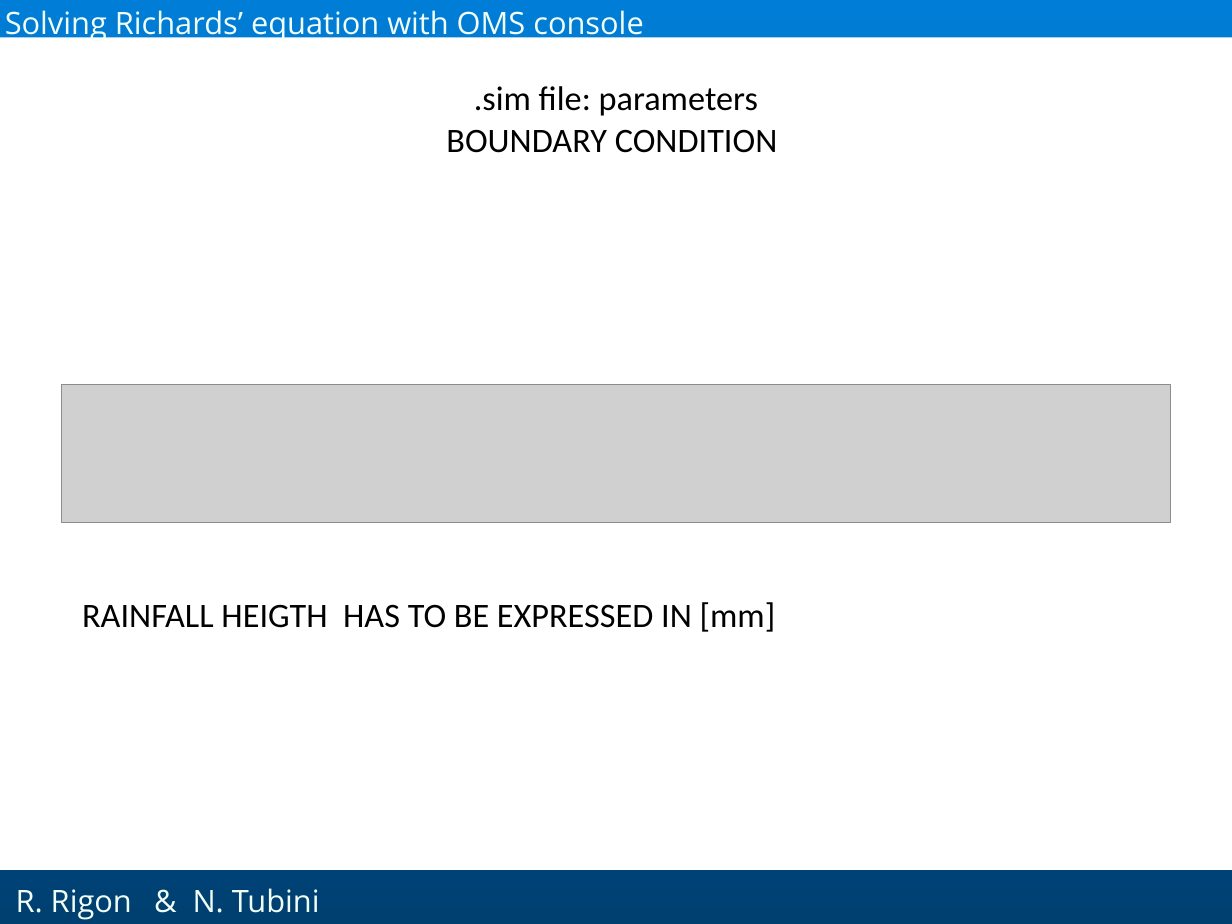
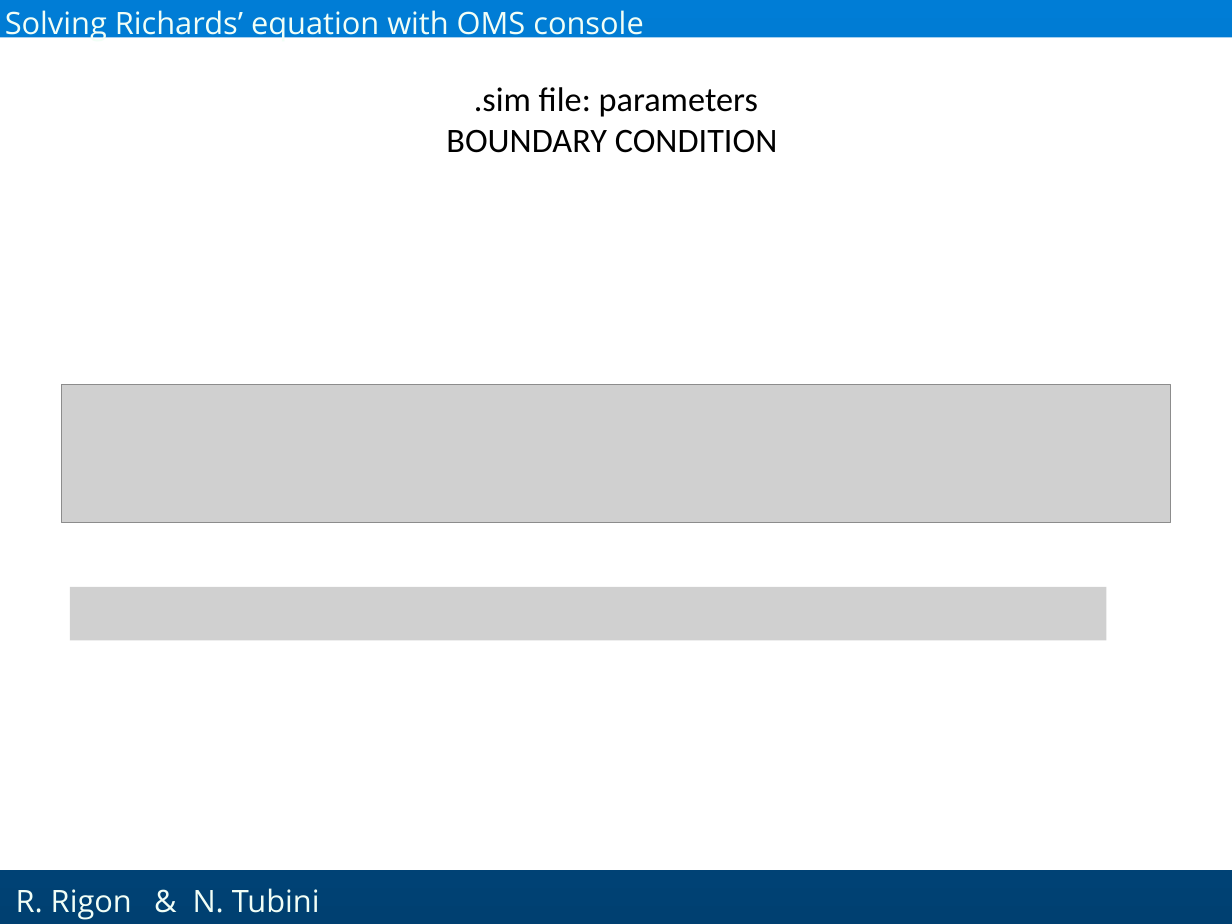
Before and after one commit to GEOframeOMSProjects/OMS_Project_Richards1D, a slide deck: slide 26 of Materials/Richards_English.pptx (slide 25 before the commit). Drawn at 1232x924 pixels with LibreOffice and Linux fonts; fonts in the diff are those of the drawing; grey boxes stand for pictures; background and template pictures are left out. Boxes give left, top, right and bottom in pixels: in the first picture for what was removed or moved away, otherwise in the second. Text is boxed around its words. In the diff, an @@ line names an element or a change of style, - is before the commit and + after.

```diff
--- a/Materials/Richards_English.pptx
+++ b/Materials/Richards_English.pptx
@@ picture added at (70,586,1106,639) @@
@@ text removed at (82,602,776,632) @@
-RAINFALL HEIGTH HAS TO BE EXPRESSED IN [mm]
```
Also in this commit, not shown: 22 other slides changed, 4 slides added, 3 slides removed.
